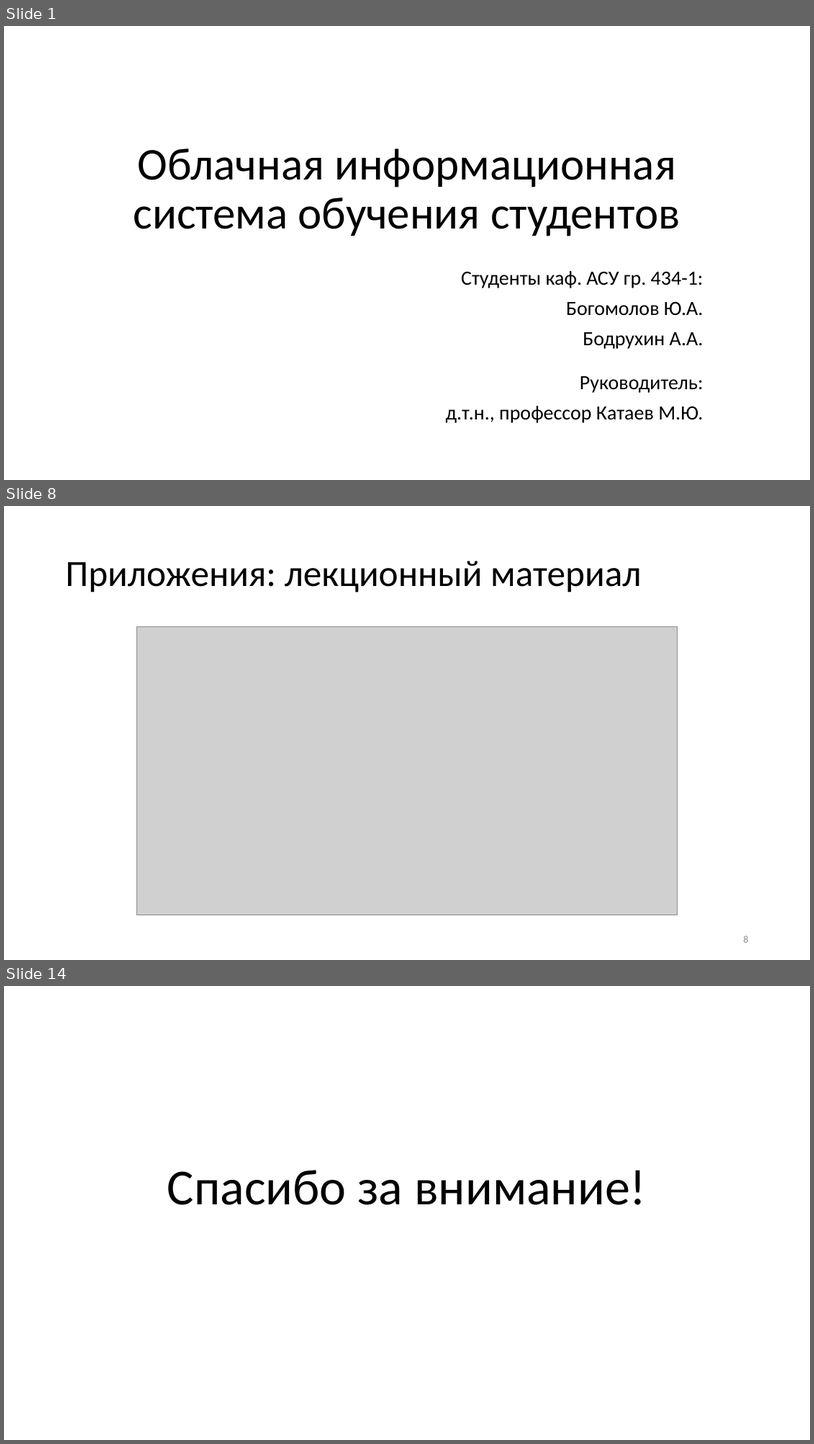
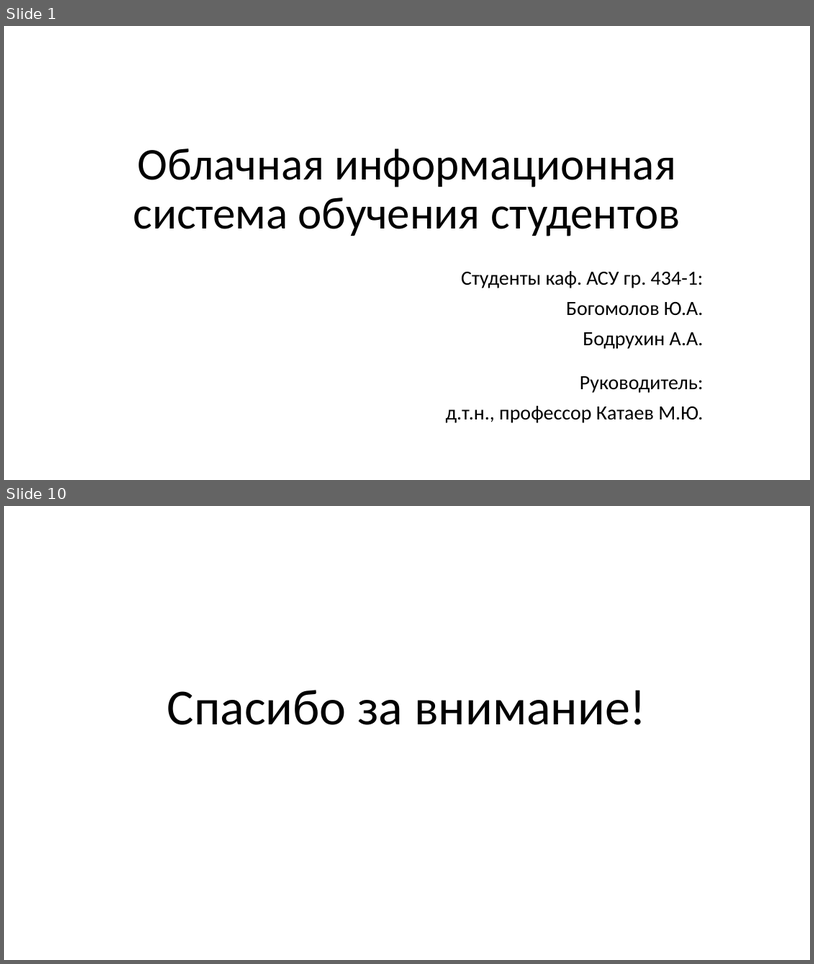
Before and after one commit to KerkDovan/GPO, a slide deck: Конференции/7. Научная сессия ТУСУР 2018/Выступление/Презентация.pptx. Shown one above the other, each under a label of ours: slides 1, 8 and 14 before the commit, slides 1 and 10 after it; the slides between them are not shown. The pictures are 814x1444 and 814x964 pixels, drawn with LibreOffice and Linux fonts; fonts in the diff are those of the drawing; grey boxes stand for pictures. Boxes give left, top, right and bottom in pixels: in the first picture for what was removed or moved away, otherwise in the second. Text is boxed around its words. In the diff, an @@ line names an element or a change of style, - is before the commit and + after.

```diff
--- a/Конференции/7. Научная сессия ТУСУР 2018/Выступление/Презентация.pptx
+++ b/Конференции/7. Научная сессия ТУСУР 2018/Выступление/Презентация.pptx
@@ slide 8 removed at [4, 506, 810, 960], background #FFFFFF @@
@@ title removed at [65, 561, 642, 592] @@
-Приложения: лекционный материал
@@ picture removed at [136, 627, 678, 915] @@
@@ page number removed at [743, 935, 748, 942] @@
-8
@@ what was slide 14 is now slide 10 @@
```
Also in this commit, not shown: 1 slide changed, 7 slides added, 10 other slides removed, 20 other files.
